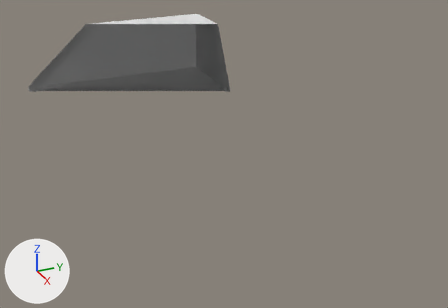
Renders of the glTF model Gallery Blend.glb from each side of a commit.
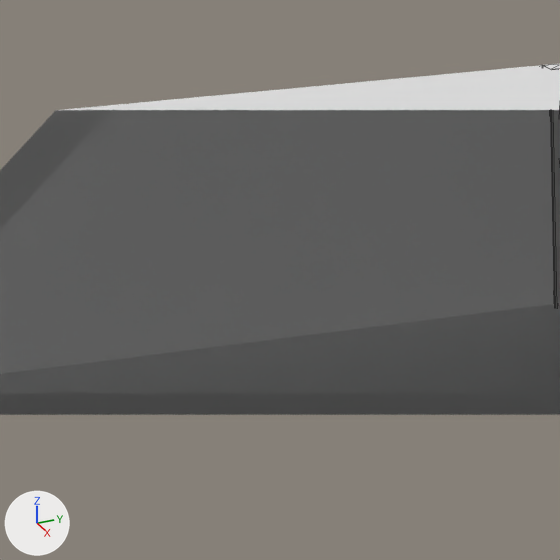
Each version appears first whole from a 50 mm lens placed at (54.91, -6.0, 17.49), pointed at (18.55, 10.36, -0.69), and next in a close-up on the part from 16% to 44% of the width and 0% to 40% of the height. Lighting does not change. The marker at lower left points along +X, +Y and +Z. The last two pictures show the newer version. The close-ups show mesh edges as thin lines. Everything nearer to the camera than a plane just in front of the edit is cut away. Where no turn or scale is listed for an object, it has been applied to the vertices.

In view in the first close-up: 'Cube.003-col', 'Cube.005-col', 'Plane-col', 'Plane.001-col', 'Plane.002-col', 'Plane.003-col' and 1 more.
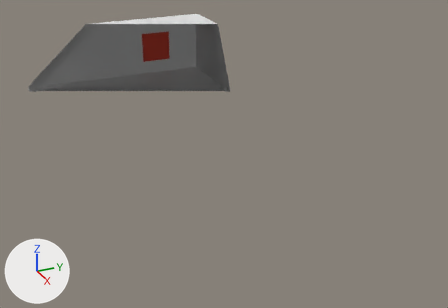
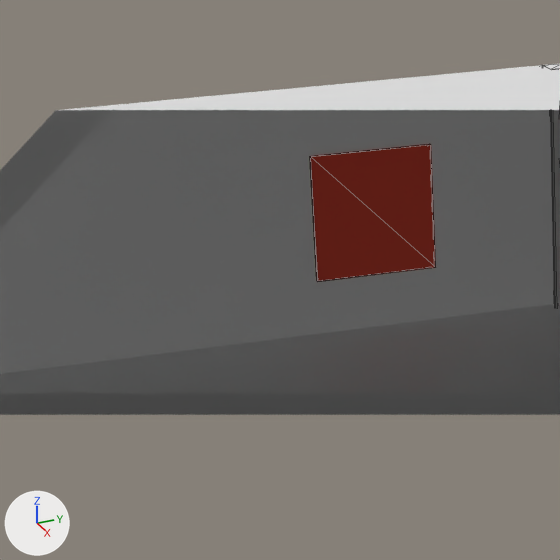
Changed parts and their boxes [x1, y1, x2, y2] in the close-ups (560 x 560 px):
'Cube-col.001', added (red)
    after: [310, 144, 436, 281]

The change in detail:
Material 'Material.001' (mat_material_001) is new.
Its base color is (0.8, 0.0676, 0.0333) (red #e74a33).
Mesh me_cube_013 is new.
It is a box spanning x 0.18..0.26, y -1.28..1.28, z -1.3..1.3.
It uses material mat_material_001 (red #e74a33).
Object 'Cube-col.001' (ob_cube_col_001) is new; it shows me_cube_013.
Its location is (0.02, 11.62, 2.5).
